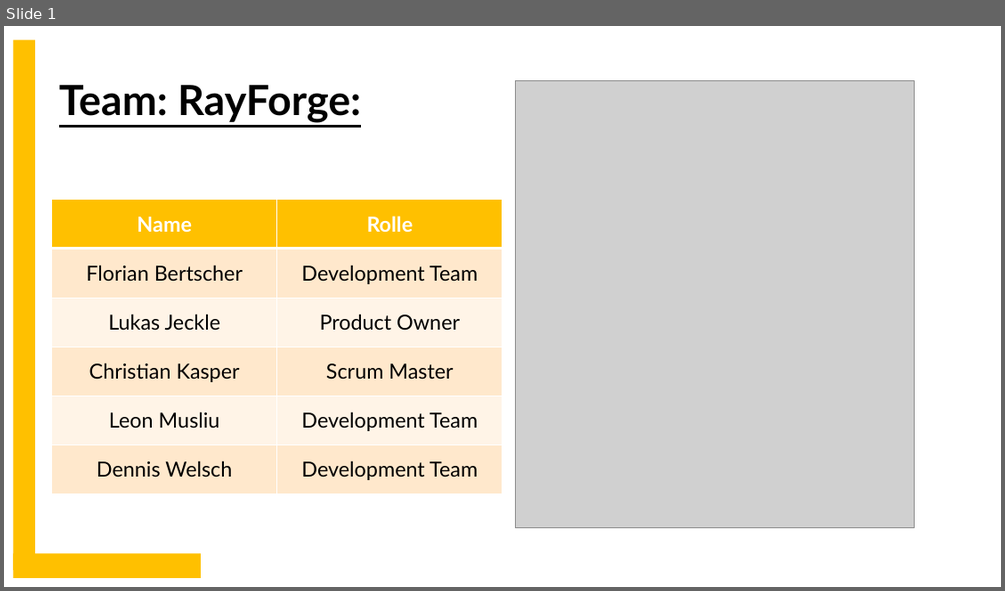
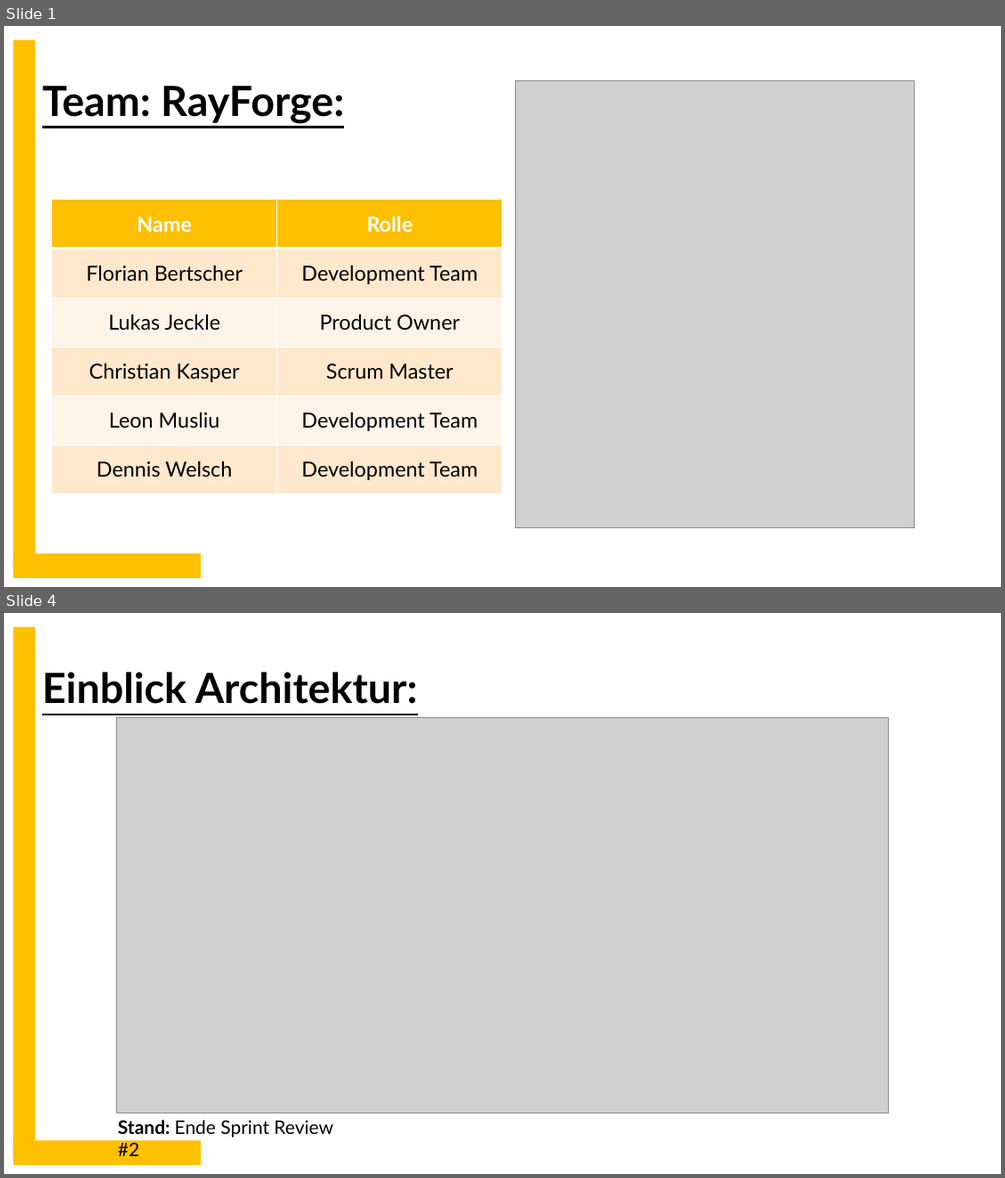
Before and after one commit to lgndluke/RaytRazor, a slide deck: 3. Präsentation/3.1 Präsentationsunterlagen/03_Team_RayForge_Release_Management-Präsentation.pptx. Shown one above the other, each under a label of ours: slide 1 before the commit, slides 1 and 4 after it; the slides between them are not shown. The pictures are 1005x591 and 1005x1178 pixels, drawn with LibreOffice and Linux fonts; fonts in the diff are those of the drawing; grey boxes stand for pictures. Boxes give left, top, right and bottom in pixels: in the first picture for what was removed or moved away, otherwise in the second. Text is boxed around its words. In the diff, an @@ line names an element or a change of style, - is before the commit and + after.

Commit message:
03_Team_RayForge_Release_Management-Präsentation.pptx: Erste Präsentations-Platzhalter eingefügt.

```diff
--- a/3. Präsentation/3.1 Präsentationsunterlagen/03_Team_RayForge_Release_Management-Präsentation.pptx
+++ b/3. Präsentation/3.1 Präsentationsunterlagen/03_Team_RayForge_Release_Management-Präsentation.pptx
@@ slide 4 added at (4, 613, 1001, 1174), background #FFFFFF @@
@@ rectangle added at (13, 627, 34, 1158), fill #FFC000 @@
@@ text added at (42, 672, 418, 704), 40 pt, text #000000, bold, underline @@
+Einblick Architektur:
@@ picture added at (117, 718, 889, 1113) @@
@@ text added at (118, 1119, 333, 1156), 18 pt, text #000000 @@
+Stand: Ende Sprint Review #2
@@ rectangle added at (13, 1140, 201, 1165), fill #FFC000 @@
@@ slide 1 changed as well @@
@@ text "Team: RayForge:": place and size @@
-text "Team: RayForge:" at (59, 85, 361, 123)
+text "Team: RayForge:" at (42, 86, 344, 124)
```
Also in this commit, not shown: 4 other slides added.
